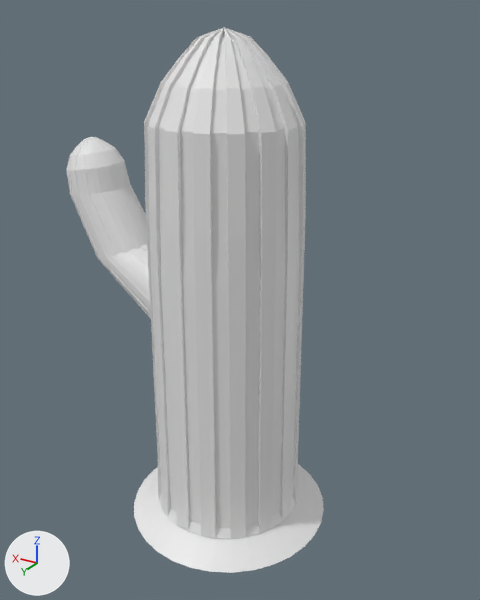
Renders of the Blender file 3D Models/Cactus.blend from each side of a commit.
Before and after are seen from a camera (50 mm lens) standing at (-2.91, 5.0, 5.99) and looking at (0.01, 0.14, 3.56). Lighting does not change. The marker at lower left points along +X, +Y and +Z.

The scene before the commit, as lines of its bpy script (objects in view):
```python
me_cone_001 = bpy.data.meshes.new('Cone.001')
me_cone_001.from_pydata(...)  # 609 vertices, 579 faces; spans x -0.93..1.07, y -1.3..0.7, z 0.3..4.95
me_cylinder = bpy.data.meshes.new('Cylinder')
me_cylinder.from_pydata(...)  # 928 vertices, 898 faces; spans x -1.0..1.48, y -1.0..1.0, z -1.0..4.13
ob_cone = bpy.data.objects.new('Cone', me_cone_001)
ob_cone.location = (0.03, 0.51, 0.95)
ob_cylinder = bpy.data.objects.new('Cylinder', me_cylinder)
ob_cylinder.location = (0.691, 0.19, 3.641)
ob_cylinder.rotation_euler = (0.0, 0.723, 0.0)  # degrees (0, 41, 0)
ob_cylinder.scale = (0.389, 0.389, 0.389)
```
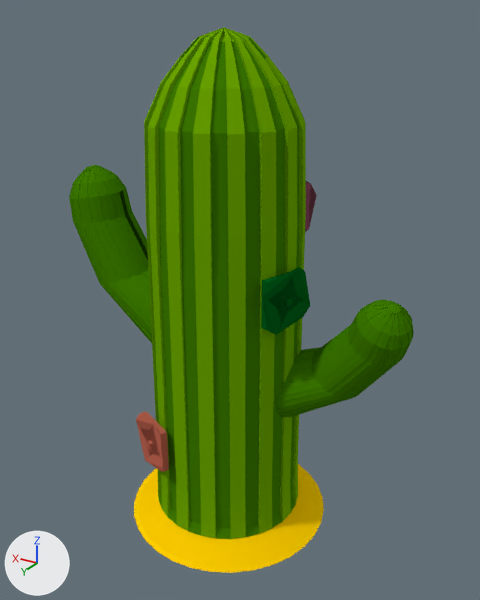
Changed parts and their boxes [x1, y1, x2, y2] in the pictures (480 x 600 px):
'Cone', recoloured, surface changed (grey to green): [134, 27, 324, 573] in both
'Cylinder', reshaped: before [66, 137, 151, 319]; after [69, 165, 414, 418]
'Cube.001', added (green): after [261, 267, 310, 335]
'Cube', added (red): after [136, 411, 169, 472]
'Cube.002', added: after [305, 181, 317, 232]

The change, as a list of edits to the scene's bpy script:
```text
Add img_colorpalette_png:
    img_colorpalette_png = load_image('colorpalette.png', '../Texturen/colorpalette.png', 208, 292, 'sRGB')
Add mat_material:
    mat_material = diffuse_material('Material')
    mat_material.texture = img_colorpalette_png
Change me_cylinder:
    used by ob_cylinder; location = (0.691, 0.19, 3.641); rotation_euler = (0.0, 0.723, 0.0), in degrees (0, 41, 0); scale = (0.389, 0.389, 0.389)
    remove me_cylinder.from_pydata(...)  # 928 vertices, 898 faces; spans x -1.0..1.48, y -1.0..1.0, z -1.0..4.13
    add me_cylinder.from_pydata(...)  # 1852 vertices, 1787 faces; spans x -4.55..1.94, y -1.09..1.0, z -4.66..3.61
    me_cylinder part 2: 928 vertices removed from x -1.0..1.48, y -1.0..1.0, z -1.0..4.13; 1852 vertices added at x -4.55..1.94, y -1.09..1.0, z -4.66..3.61
    add me_cylinder.materials.append(mat_material)  # picture img_colorpalette_png
Change me_cone_001:
    where me_cone_001.from_pydata(...)  # 609 vertices, 579 faces; spans x -0.93..1.07, y -1.3..0.7, z 0.3..4.95
    used by ob_cone; location = (0.03, 0.51, 0.95)
    me_cone_001 part 1: texture (UV) coordinates changed
    add me_cone_001.materials.append(mat_material)  # picture img_colorpalette_png
Add me_cube:
    me_cube.from_pydata(...)  # 28 vertices, 22 faces; spans x -1.3..1.05, y -1.21..0.15, z -1.38..1.22
    me_cube.materials.append(mat_material)  # picture img_colorpalette_png
Add me_cube_001:
    me_cube_001.from_pydata(...)  # 28 vertices, 22 faces; spans x -1.3..1.05, y -1.21..0.15, z -1.38..1.22
    me_cube_001.materials.append(mat_material)  # picture img_colorpalette_png
Add me_cube_002:
    me_cube_002.from_pydata(...)  # 28 vertices, 22 faces; spans x -1.3..1.05, y -1.21..0.15, z -1.38..1.22
    me_cube_002.materials.append(mat_material)  # picture img_colorpalette_png
Add ob_cube:
    ob_cube = bpy.data.objects.new('Cube', me_cube)
    ob_cube.parent = ob_cone
    ob_cube.matrix_parent_inverse = Matrix(((1.0, 0.0, 0.0, -0.0307), (0.0, 1.0, 0.0, -0.509), (0.0, 0.0, 1.0, -0.949), (0.0, 0.0, 0.0, 1.0)))
    ob_cube.location = (0.578, 0.995, 2.257)
    ob_cube.scale = (0.211, 0.211, 0.211)
Add ob_cube_001:
    ob_cube_001 = bpy.data.objects.new('Cube.001', me_cube_001)
    ob_cube_001.parent = ob_cone
    ob_cube_001.matrix_parent_inverse = Matrix(((1.0, 0.0, 0.0, -0.0307), (0.0, 1.0, 0.0, -0.509), (0.0, 0.0, 1.0, -0.949), (0.0, 0.0, 0.0, 1.0)))
    ob_cube_001.location = (-0.728, 0.466, 3.822)
    ob_cube_001.rotation_euler = (0.0, 0.0, 1.668)  # degrees (0, 0, 96)
    ob_cube_001.scale = (0.211, 0.211, 0.211)
Add ob_cube_002:
    ob_cube_002 = bpy.data.objects.new('Cube.002', me_cube_002)
    ob_cube_002.parent = ob_cone
    ob_cube_002.matrix_parent_inverse = Matrix(((1.0, 0.0, 0.0, -0.0307), (0.0, 1.0, 0.0, -0.509), (0.0, 0.0, 1.0, -0.949), (0.0, 0.0, 0.0, 1.0)))
    ob_cube_002.location = (-0.284, -0.532, 4.412)
    ob_cube_002.rotation_euler = (0.0, 0.0, 3.15)  # degrees (0, 0, 180)
    ob_cube_002.scale = (0.211, 0.211, 0.211)
```
